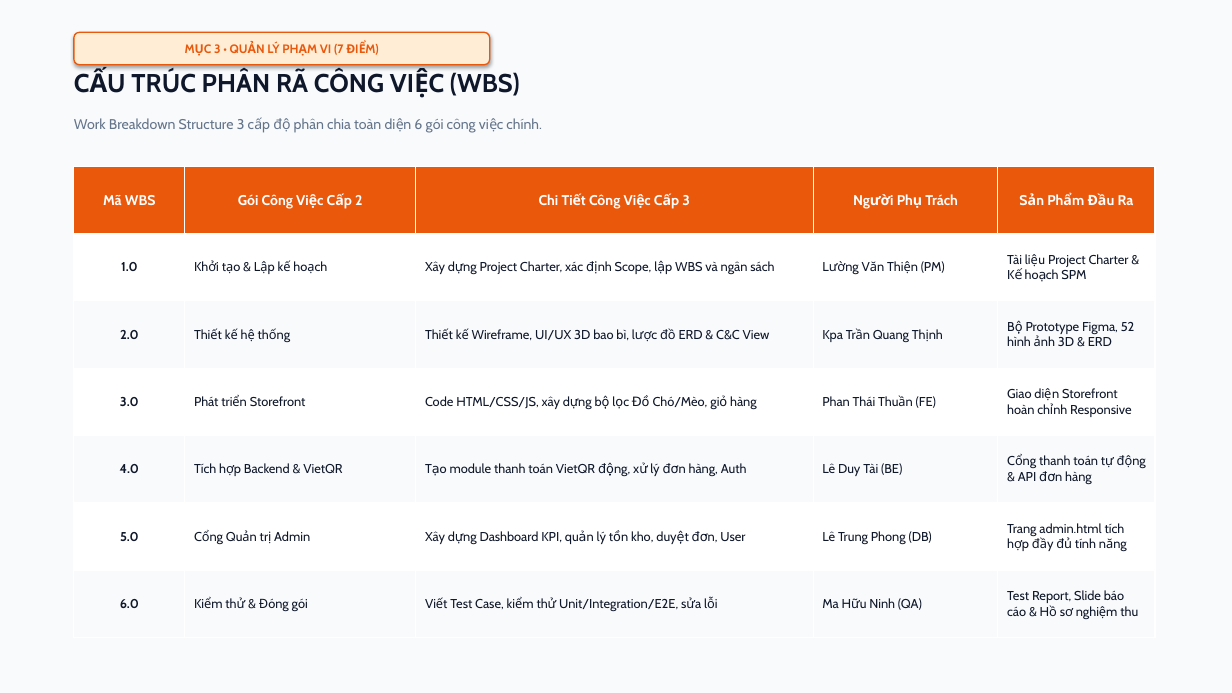
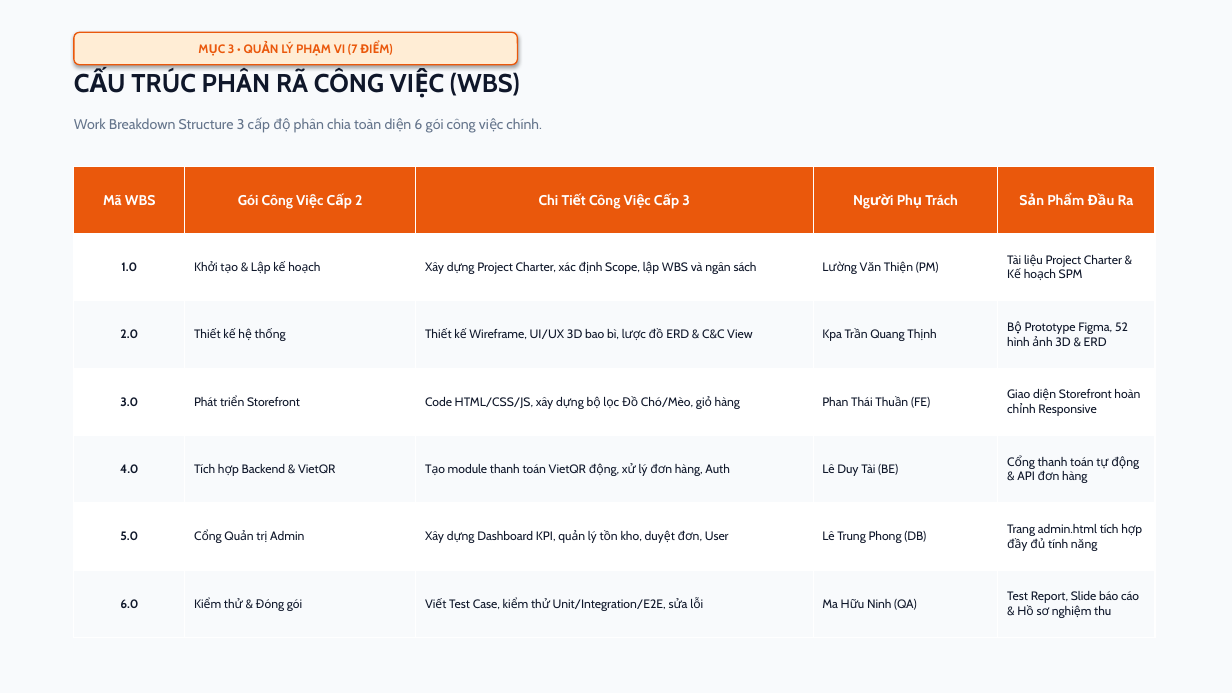
Before and after one commit to Thinhdev1605/KingPet, a slide deck: slide 5 of KingPet_Slide_ThuyetTrinh_SPM.pptx. Drawn at 1232x693 pixels with LibreOffice and Linux fonts; fonts in the diff are those of the drawing. Boxes give left, top, right and bottom in pixels: in the first picture for what was removed or moved away, otherwise in the second. Text is boxed around its words. In the diff, an @@ line names an element or a change of style, - is before the commit and + after.

```diff
--- a/KingPet_Slide_ThuyetTrinh_SPM.pptx
+++ b/KingPet_Slide_ThuyetTrinh_SPM.pptx
@@ rounded rectangle "MỤC 3 • QUẢN LÝ ...": place and size @@
-rounded rectangle "MỤC 3 • QUẢN LÝ ..." at bbox=[74, 32, 490, 65]
+rounded rectangle "MỤC 3 • QUẢN LÝ ..." at bbox=[74, 32, 518, 65]
@@ table at bbox=[74, 166, 1155, 638] @@
@@ size 10 to 9.5 pt @@
```
Also in this commit, not shown: 13 other slides changed, 3 slides added, 1 slide removed, 5 other files.
